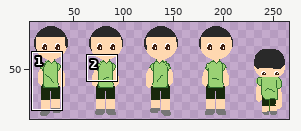
Sprite sheet -- src/images/1_character F_walk sprite.png. The picture above shows the old version from afar; the outline marks the close-up.
Close-up. Before:
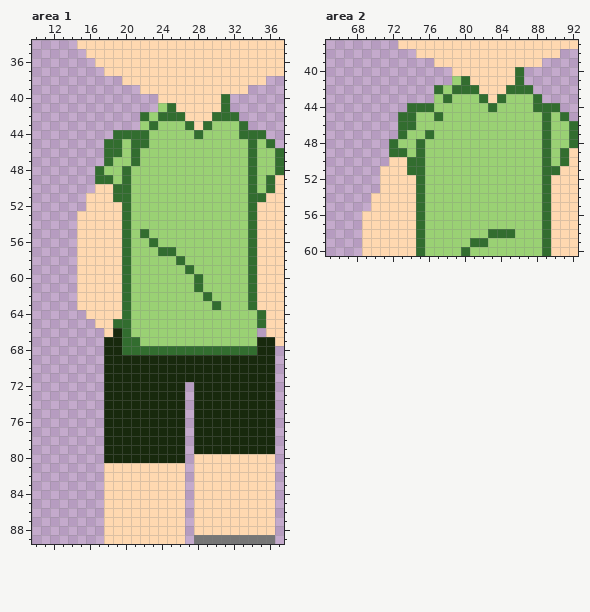
The file is 275x100 pixels. Shown: area 1: x 10..37, y 34..89; area 2: x 65..92, y 37..60. The wide view leaves out empty margins. The commit also changed other parts of the picture, which this record leaves out.
Now the later version:
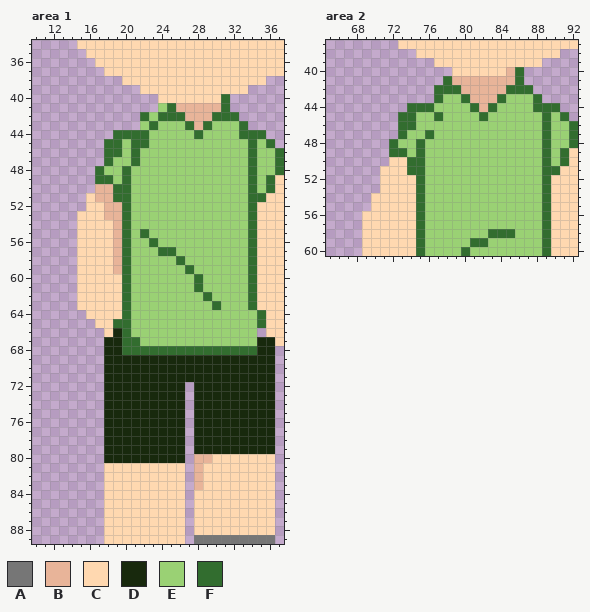
Palette (. is transparent): A #767676  B #e8b499  C #ffd8b0  D #18290d  E #9ad174  F #326d2f
The exact change:
--- area 1
@@ x 24..32 @@
 40 CCCCCCCF.
-41 EFCCCCCF.
-42 FFFCCCFFF
-43 EEEFCFEEE
+41 EFBBBBBF.
+42 FFFBBBFFF
+43 EEEFBFEEE
 44 EEEEFEEEE
@@ x 15..21 @@
 49 ..FFEFE
-50 ..CCFFE
-51 .CCCFFE
-52 .CCCCFE
-53 CCCCCFE
-54 CCCCCFE
-55 CCCCCFE
-56 CCCCCFE
-57 CCCCCFE
-58 CCCCCFE
-59 CCCCCFE
+50 ..BBFFE
+51 .CBBFFE
+52 .CCBBFE
+53 CCCBBFE
+54 CCCCBFE
+55 CCCCBFE
+56 CCCCBFE
+57 CCCCBFE
+58 CCCCBFE
+59 CCCCBFE
 60 CCCCCFE
@@ x 26..31 @@
 79 D.DDDD
-80 D.CCCC
-81 C.CCCC
-82 C.CCCC
-83 C.CCCC
+80 D.BBCC
+81 C.BCCC
+82 C.BCCC
+83 C.BCCC
 84 C.CCCC
--- area 2
@@ x 75..87 @@
 39 ..CCCCCCCCCCC
-40 ....CCCCCCCF.
-41 ....EFCCCCCF.
-42 ..FEFFFCCCFFF
-43 ..EFEEEFCFEEE
-44 FFEEEEEEFEEEE
-45 EEFEEEEEEEEEE
+40 ....CCCCCCBF.
+41 ...FBBBBBBBF.
+42 ..FFFBBBBBFFF
+43 ..FEEFBBBFEEE
+44 FFEEEEFBFEEEE
+45 EEFEEEEFEEEEE
 46 EEEEEEEEEEEEE
Boxes around the changes in both close-ups, in picture pixels (x1, y1, x2, y2):
changed: (176, 103, 221, 130)
changed: (95, 184, 122, 274)
changed: (194, 454, 212, 490)
changed: (434, 67, 515, 121)
